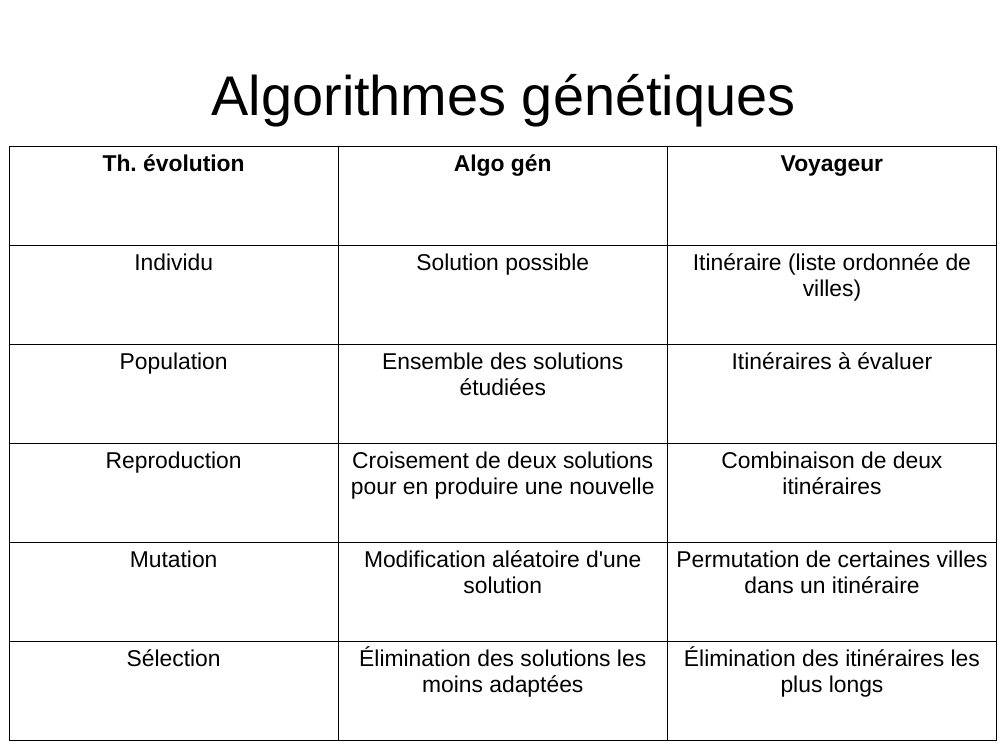
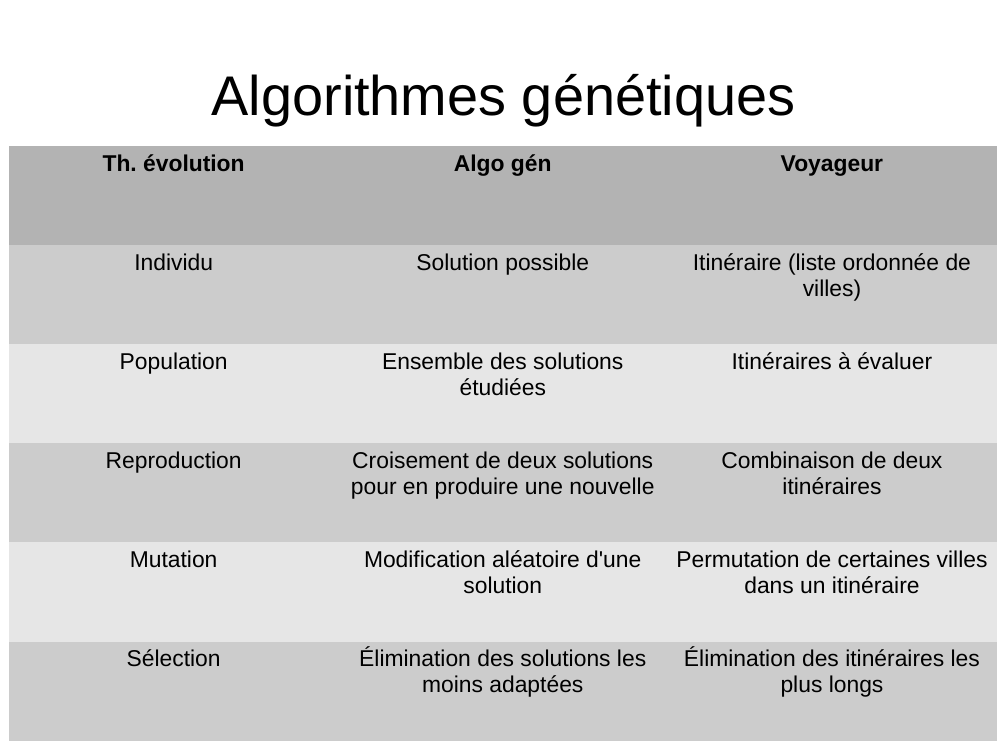
Before and after one commit to auzias/algo-gen, a slide deck: slide 11 of expectations/slides.odp. Drawn at 1008x756 pixels with LibreOffice and Linux fonts; fonts in the diff are those of the drawing. Boxes give left, top, right and bottom in pixels: in the first picture for what was removed or moved away, otherwise in the second. Text is boxed around its words. In the diff, an @@ line names an element or a change of style, - is before the commit and + after.

```diff
--- a/expectations/slides.odp
+++ b/expectations/slides.odp
@@ table at (9, 146, 997, 741) @@
@@ fill none to #B3B3B3 in row 1 @@
@@ fill none to #CCCCCC in 9 cells @@
@@ fill none to #E6E6E6 in 6 cells @@
@@ borders changed @@
```
Also in this commit, not shown: 6 other slides changed, 1 slide added, 1 slide removed, 2 other files.
